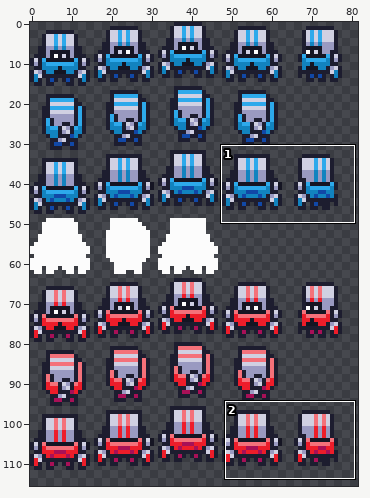
Edited in one commit: pixel-art file (assets/players.aseprite). Above, an overview of the earlier version with the close-up marked.
Close-up. Before:
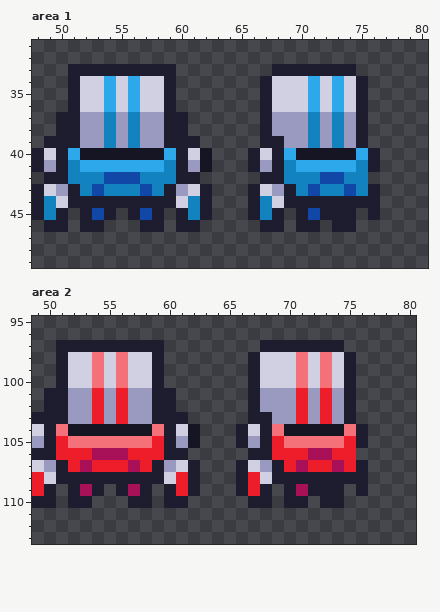
192x192 pixels, 1 frame. Shown: area 1: x 48..80, y 31..49; area 2: x 49..80, y 95..113. The wide view leaves out empty margins. The commit also changed other parts of the picture, which this record leaves out.
Once edited:
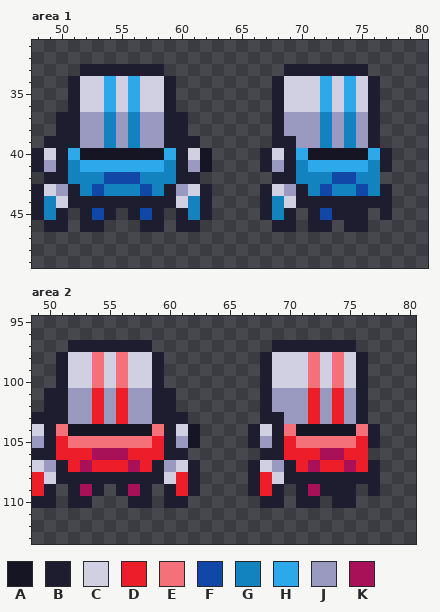
Palette (. is transparent): A #151523  B #1d1d2f  C #d0d0e2  D #ed1d2a  E #f4717a  F #1148a7  G #1283bf  H #2da9eb  J #9a9ac1  K #a81057
The exact change:
Changed rows in their new state; - is an unchanged pixel.
Area 1:
first column x 51:
33 .-------.--------.------B--
34 ----------------.B--CHCHCB-
35 ----------------.B--CHCHCB-
36 ----------------.B--CHCHCB-
37 ----------------.B--JGJGJB-
38 ----------------.B--JGJGJB-
39 ----------------.-B-JGJGJB-
40 ---------------.BCBH----AHB
41 ---------------.BJBG----HGB
42 ----------------.-B--G-F-G-
43 ---------------.BCJBGF-GFGB
44 ---------------.BGC-------B
45 ---------------.BGB.BF--B.B
46 ----------------.-B.-B.-B--
Area 2:
first column x 51:
 97 .-------.--------.------B--
 98 ----------------.B--CECECB-
 99 ----------------.B--CECECB-
100 ----------------.B--CECECB-
101 ----------------.B--JDJDJB-
102 ----------------.B--JDJDJB-
103 ----------------.-B-JDJDJB-
104 ---------------.BCBE----AEB
105 ---------------.BJBD----EDB
106 ----------------.-B--D-K-D-
107 ---------------.BCJBDK-DKDB
108 ---------------.BDC-------B
109 ---------------.BDB.BK--B.B
110 ----------------.-B.-B.-B--
Pixel boxes of the changes (left, top, right, bottom) in both close-ups:
erased: (68, 64, 80, 76)
erased: (164, 64, 176, 76)
changed: (248, 64, 392, 232)
erased: (56, 340, 68, 352)
erased: (152, 340, 164, 352)
changed: (236, 340, 380, 508)
